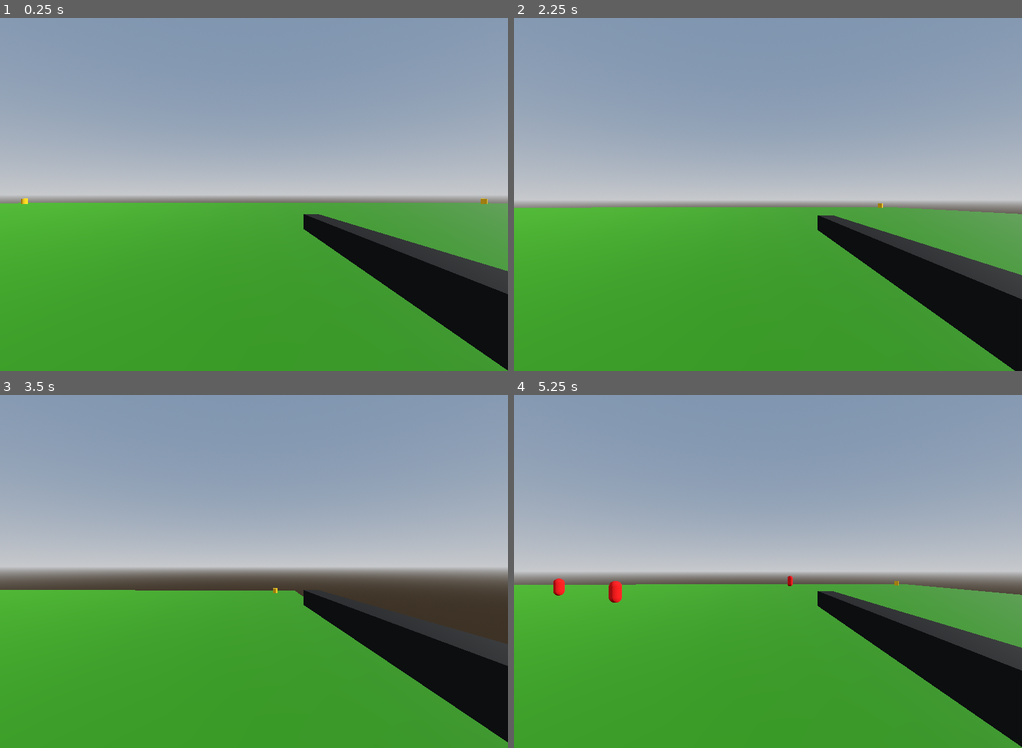
Above: before the commit, frames 1-4 (two rows, left to right).
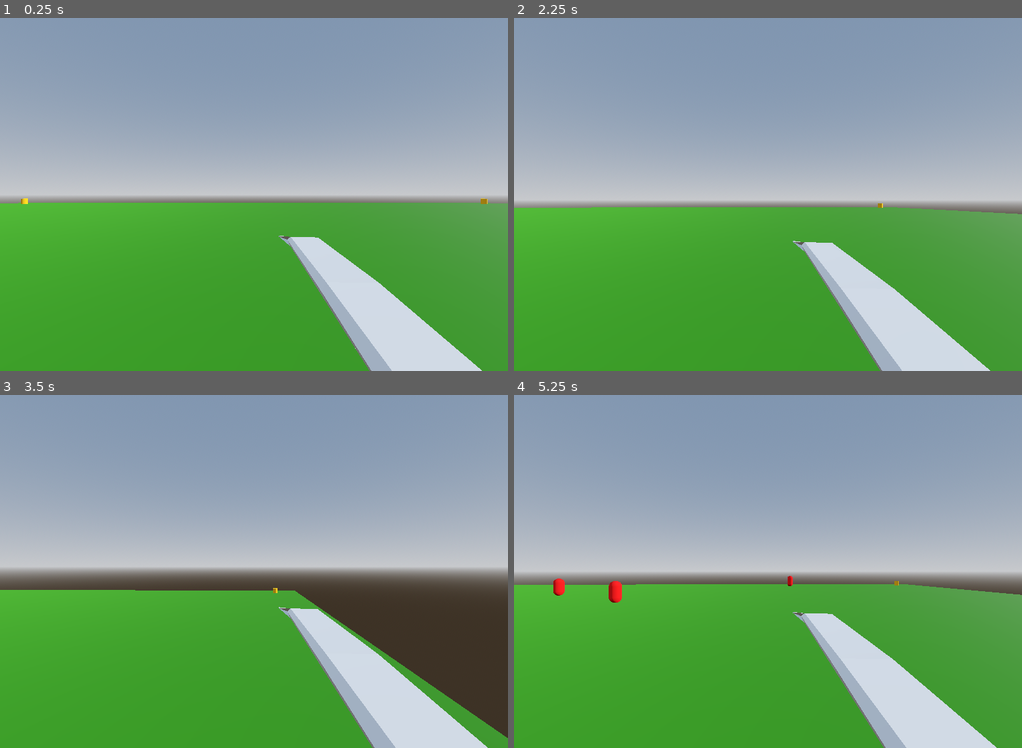
Above: after the commit, the same moments.

Repository: Fugnu-Games/Tresend
Game: Godot game, scene res://Main.tscn
Same seed, same stepped clock (60 frames per second), same inputs: the game is played once before the commit and once after it.
Inputs (mouse positions are in pixels of both pictures, inside the frame that each line leads up to):
- Up to frame 1 (0.25 s): no input
- Up to frame 2 (2.25 s): tap Enter (ui_accept) at 0.5 s; move the mouse to (793, 194) at 0.52 s; hold Right (move_right) 0.53-1.28 s; hold Up (move_foreward) 0.53-1.28 s; tap Space (jump) at 0.77, 1.52 s; move the mouse to (742, 194) at 1.27 s; hold Down (move_back) 1.28-2.03 s; right-click (742, 194) at 1.35 s; move the mouse to (778, 187) at 2.02 s; press the mouse at (778, 187) at 2.03 s; hold Right (move_right) from 2.03 s (still down)
- Up to frame 3 (3.5 s): keep holding Right (move_right); move the mouse to (248, 578) at 2.77 s; release the mouse at (248, 578) at 2.78 s; tap Up (move_foreward) at 2.85 s; tap Space (jump) at 3.02 s
- Up to frame 4 (5.25 s): move the mouse to (803, 575) at 3.52 s; release Right (move_right) at 3.53 s; hold Right mouse button (use_ability) 3.53-4.28 s; hold Left (move_left) 3.53-5.03 s; tap Space (jump) at 3.77, 4.52 s; move the mouse to (727, 567) at 4.27 s; click (727, 567) at 4.35 s; move the mouse to (773, 571) at 5.02 s; hold Down (move_back) from 5.03 s (still down); hold Up (move_foreward) from 5.03 s (still down)

The runs differ from the first frame. In frame 1, 12% of the frame differs, in the area x 54-100%, y 55-100%; in frame 2, 12%; in frame 3, 11%; in frame 4, 12%.

Commit message:
Added SWORD_prototype model

Diff:
--- a/Player.tscn
+++ b/Player.tscn
@@ -1,7 +1,11 @@
-[gd_scene load_steps=10 format=3 uid="uid://duit2rxcu1nbh"]
+[gd_scene load_steps=9 format=3 uid="uid://duit2rxcu1nbh"]
 
 [ext_resource type="Script" path="res://scripts/Player.gd" id="1"]
 [ext_resource type="Script" path="res://scripts/SamuraiSword.gd" id="2_exwls"]
+[ext_resource type="PackedScene" uid="uid://dm50k36s3e8ha" path="res://assets/models/SWORD_prototype.glb" id="2_yytum"]
+
+[sub_resource type="BoxShape3D" id="5"]
+size = Vector3(0.4, 0.2, 3)
 
 [sub_resource type="StandardMaterial3D" id="StandardMaterial3D_8o8bf"]
 albedo_color = Color(0, 0, 1, 1)
@@ -13,16 +17,6 @@
 radius = 0.75
 height = 1.5
 
-[sub_resource type="StandardMaterial3D" id="6"]
-albedo_color = Color(0, 0, 0, 1)
-
-[sub_resource type="BoxMesh" id="7"]
-material = SubResource("6")
-size = Vector3(0.2, 0.2, 3)
-
-[sub_resource type="BoxShape3D" id="5"]
-size = Vector3(0.1, 0.1, 1.5)
-
 [sub_resource type="CapsuleShape3D" id="8"]
 radius = 0.75
 height = 1.5
@@ -33,6 +27,25 @@
 collision_mask = 5
 script = ExtResource("1")
 
+[node name="SamuraiSword" type="StaticBody3D" parent="."]
+transform = Transform3D(1, 0, 0, 0, -1, -8.74228e-08, 0, 8.74228e-08, -1, 0.568524, 0.400728, -1.49814)
+collision_layer = 8
+collision_mask = 0
+script = ExtResource("2_exwls")
+
+[node name="SWORD_prototype" parent="SamuraiSword" instance=ExtResource("2_yytum")]
+transform = Transform3D(0.2, 0, 0, 0, -8.74228e-09, -0.2, 0, 0.2, -8.74228e-09, -0.2, -4.76837e-07, -1.6)
+
+[node name="CollisionShape3D" type="CollisionShape3D" parent="SamuraiSword"]
+shape = SubResource("5")
+
+[node name="SamuraiSwordHitBox" type="Area3D" parent="SamuraiSword"]
+collision_layer = 0
+collision_mask = 4
+
+[node name="CollisionShape3D" type="CollisionShape3D" parent="SamuraiSword/SamuraiSwordHitBox"]
+shape = SubResource("5")
+
 [node name="MeshInstance3D" type="MeshInstance3D" parent="."]
 mesh = SubResource("CapsuleMesh_eau7d")
 
@@ -42,26 +55,6 @@
 
 [node name="WeaponPivot" type="Node3D" parent="."]
 transform = Transform3D(1, 0, 0, 0, 1, 0, 0, 0, 1, 0.763652, 0.639786, -0.595993)
-
-[node name="SamuraiSword" type="StaticBody3D" parent="WeaponPivot"]
-transform = Transform3D(1, 0, 0, 0, 1, 0, 0, 0, 1, 0, 0, -1)
-collision_layer = 8
-collision_mask = 0
-script = ExtResource("2_exwls")
-
-[node name="MeshInstance3D" type="MeshInstance3D" parent="WeaponPivot/SamuraiSword"]
-mesh = SubResource("7")
-skeleton = NodePath("../..")
-
-[node name="CollisionShape3D" type="CollisionShape3D" parent="WeaponPivot/SamuraiSword"]
-shape = SubResource("5")
-
-[node name="SamuraiSwordHitBox" type="Area3D" parent="WeaponPivot/SamuraiSword"]
-collision_layer = 0
-collision_mask = 4
-
-[node name="CollisionShape3D" type="CollisionShape3D" parent="WeaponPivot/SamuraiSword/SamuraiSwordHitBox"]
-shape = SubResource("5")
 
 [node name="CameraPivot" type="Node3D" parent="."]
 transform = Transform3D(1, 0, 0, 0, 1, 0, 0, 0, 1, 0, 1, 0)
@@ -80,7 +73,7 @@
 [node name="HitBoxTimer" type="Timer" parent="."]
 wait_time = 0.5
 
-[connection signal="body_entered" from="WeaponPivot/SamuraiSword/SamuraiSwordHitBox" to="WeaponPivot/SamuraiSword" method="_on_SamuraiSwordHitBox_body_entered"]
+[connection signal="body_entered" from="SamuraiSword/SamuraiSwordHitBox" to="SamuraiSword" method="_on_SamuraiSwordHitBox_body_entered"]
 [connection signal="body_entered" from="PlayerHitBox" to="." method="_on_PlayerHitBox_body_entered"]
 [connection signal="body_exited" from="PlayerHitBox" to="." method="_on_PlayerHitBox_body_exited"]
 [connection signal="timeout" from="HitBoxTimer" to="." method="_on_HitBoxTimer_timeout"]
--- a/scripts/Player.gd
+++ b/scripts/Player.gd
@@ -82,7 +82,7 @@
 	if body.is_in_group("enemies") and colliding_enemies.has(body) == false:
 		colliding_enemies.append(body)
 		# health -= get_tree().get_root().get_node("Main").get_node(body.name).get("damage")
-		health -= get_node("./WeaponPivot/SamuraiSword").get("damage")
+		health -= get_node("./SamuraiSword").get("damage")
 		$HitBoxTimer.start()
 
 func _on_PlayerHitBox_body_exited(body:Node):
Binary file added: assets/models/SWORD_prototype.glb
Not shown, added: assets/models/SWORD_prototype.glb.import
Binary file added: assets/models/SWORD_prototype_Plane Metallic.png
Not shown, added: assets/models/SWORD_prototype_Plane Metallic.png.import
